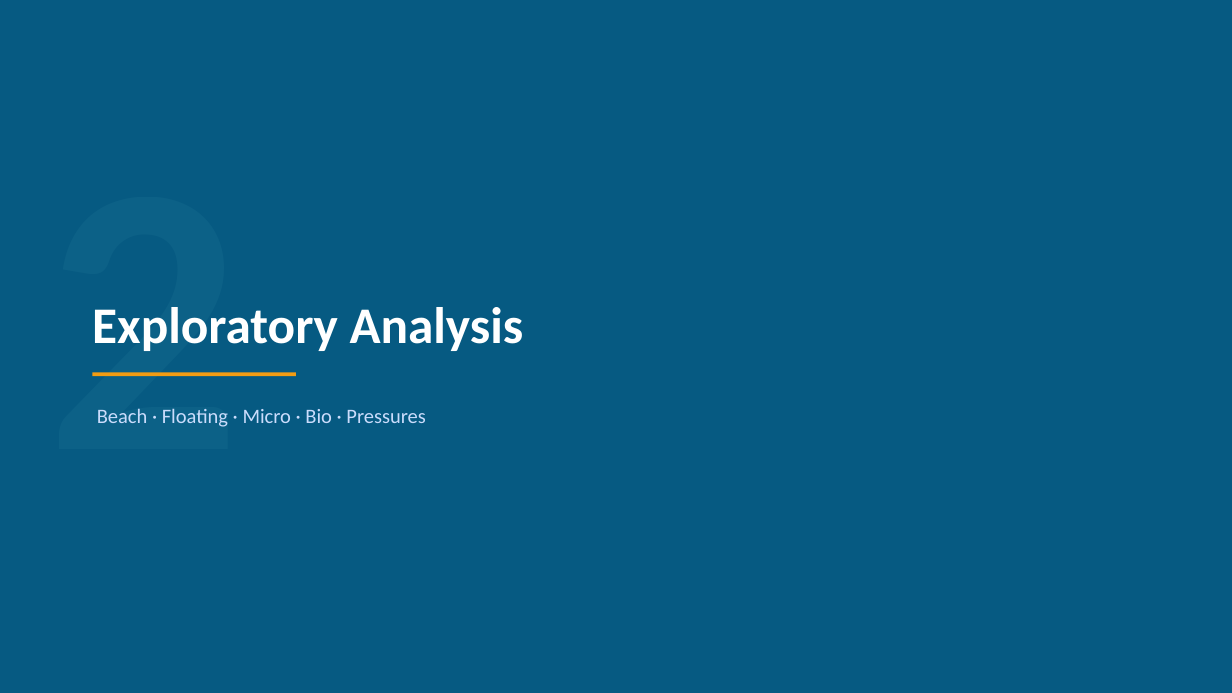
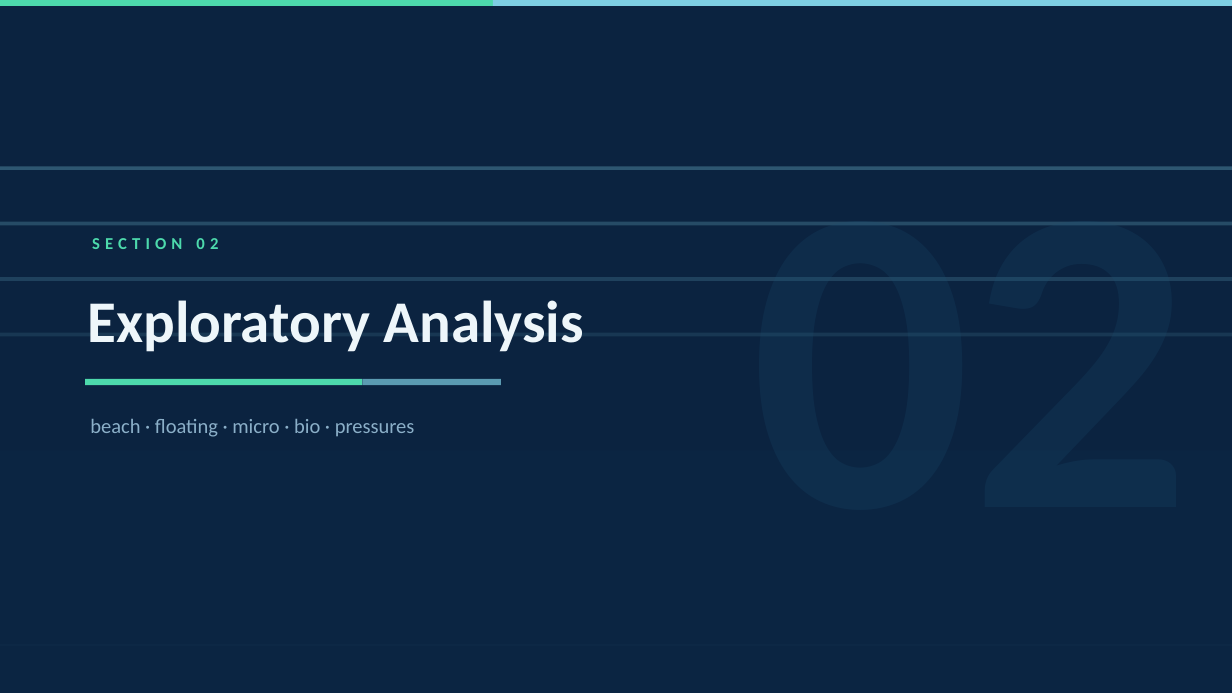
Before and after one commit to daniele22-u/hhe-labsardinia, a slide deck: slide 6 of Marine_Litter_Hazard_Sardinia.pptx. Drawn at 1232x693 pixels with LibreOffice and Linux fonts; fonts in the diff are those of the drawing. Boxes give left, top, right and bottom in pixels: in the first picture for what was removed or moved away, otherwise in the second. Text is boxed around its words. In the diff, an @@ line names an element or a change of style, - is before the commit and + after.

```diff
--- a/Marine_Litter_Hazard_Sardinia.pptx
+++ b/Marine_Litter_Hazard_Sardinia.pptx
@@ background #065A82 to #0B2340 @@
@@ rectangle added at box(0, 0, 1232, 6), fill #4DD9AC @@
@@ rectangle added at box(493, 0, 1232, 6), fill #7ECEE3 @@
@@ rectangle added at box(0, 166, 1232, 170), fill #7ECEE3 at 30% opacity @@
@@ text added at box(750, 167, 1192, 170), 340 pt, text #1A4F72 at 22% opacity, bold @@
+02
@@ rectangle added at box(0, 222, 1232, 226), fill #7ECEE3 at 24% opacity @@
@@ text added at box(92, 238, 218, 249), 13 pt, text #4DD9AC, bold @@
+SECTION 02
@@ text "Exploratory Analysis": place and size @@
-text "Exploratory Analysis" at box(92, 307, 524, 351)
+text "Exploratory Analysis" at box(88, 300, 584, 352)
@@ text "Exploratory Analysis" at box(88, 300, 584, 352): size 40 to 46 pt, text colour #FFFFFF to #EEF6FA @@
@@ rectangle added at box(0, 277, 1232, 281), fill #7ECEE3 at 18% opacity @@
@@ text removed at box(46, 307, 241, 427) @@
-2
@@ rectangle added at box(0, 333, 1232, 336), fill #7ECEE3 at 12% opacity @@
@@ rectangle added at box(85, 379, 362, 385), fill #4DD9AC @@
@@ line removed from (92, 374) to (296, 374) @@
@@ rectangle added at box(362, 379, 501, 385), fill #7ECEE3 at 70% opacity @@
@@ text at box(90, 419, 415, 437): text changed; text colour #CADCFC to #8BAFC8 @@
-Beach · Floating · Micro · Bio · Pressures
+beach · floating · micro · bio · pressures
@@ rectangle added at box(0, 451, 1232, 693), fill #0D2845 at 40% opacity @@
@@ rectangle added at box(0, 645, 1232, 645), fill #1E4060 @@
```
Also in this commit, not shown: 29 other slides changed, 2 other files.
